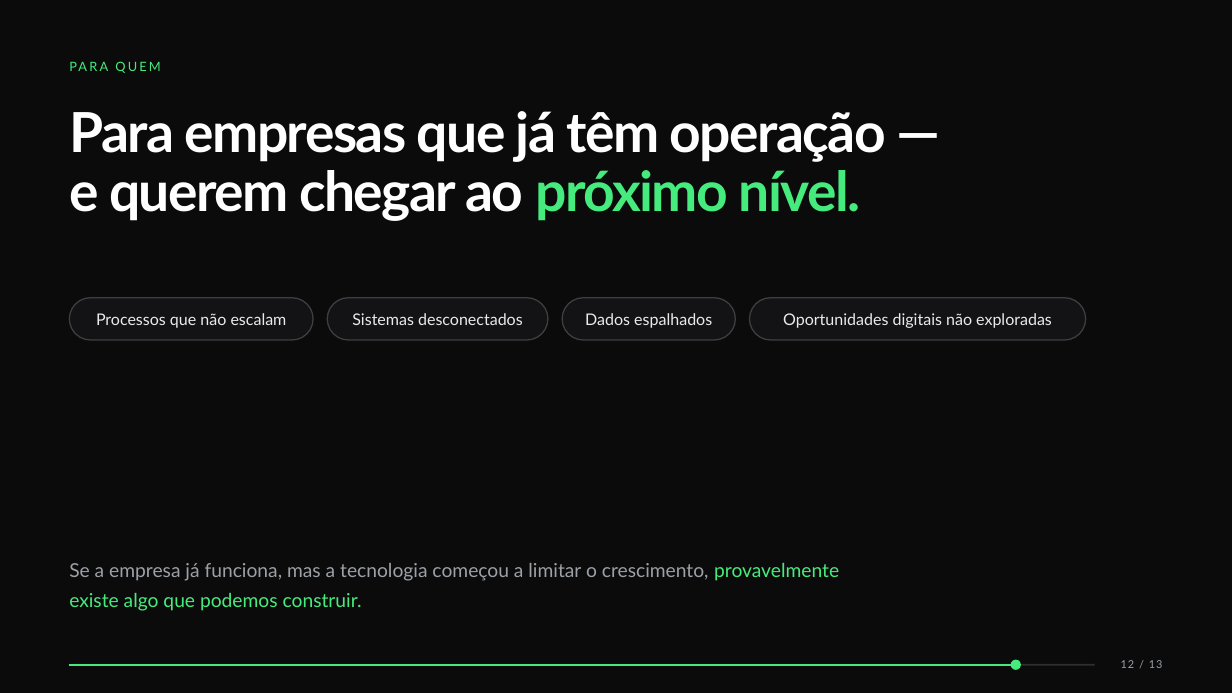
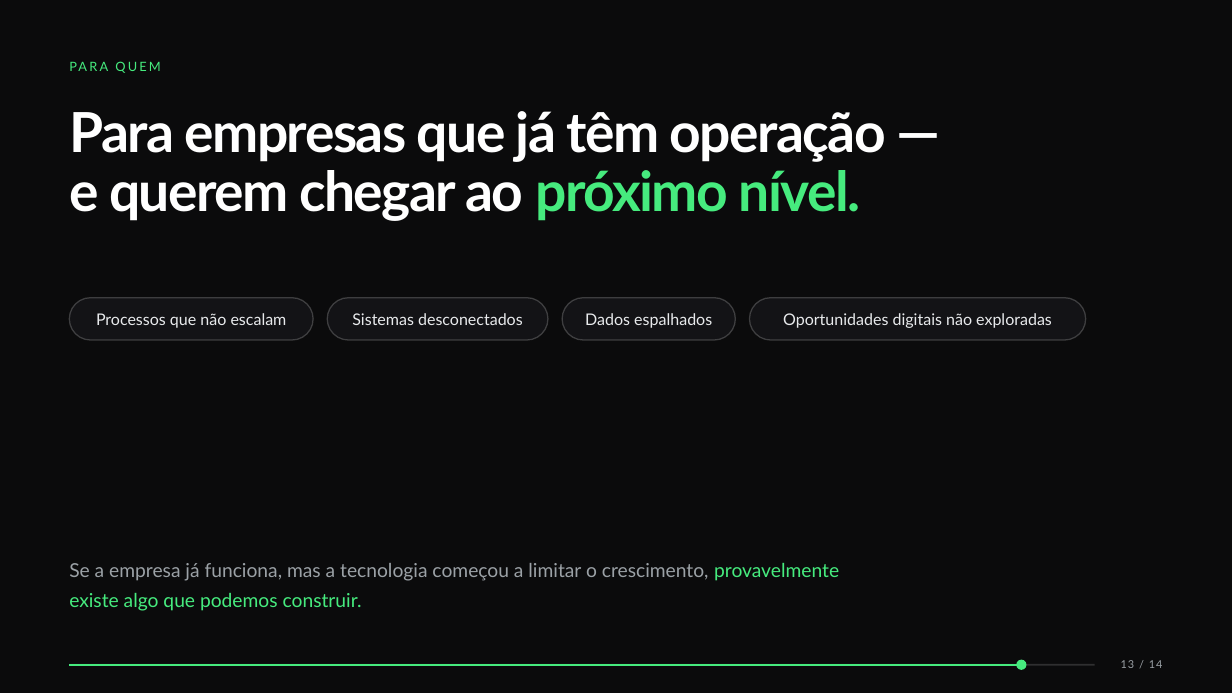
Before and after one commit to Luigi-Choffe/dreamy-site, a slide deck: slide 13 of docs/apresentacao/Dreamy — Apresentação Institucional (editável).pptx (slide 12 before the commit). Drawn at 1232x693 pixels with LibreOffice and Linux fonts; fonts in the diff are those of the drawing. Boxes give left, top, right and bottom in pixels: in the first picture for what was removed or moved away, otherwise in the second. Text is boxed around its words. In the diff, an @@ line names an element or a change of style, - is before the commit and + after.

```diff
--- a/docs/apresentacao/Dreamy — Apresentação Institucional (editável).pptx
+++ b/docs/apresentacao/Dreamy — Apresentação Institucional (editável).pptx
@@ line moved from (69, 665) - (1016, 665) to (69, 665) - (1021, 665) @@
@@ ellipse: place and size @@
-ellipse at <box>1011,660,1021,670</box>
+ellipse at <box>1017,660,1027,670</box>
@@ text at <box>1121,660,1163,668</box>: text changed @@
-12 / 13
+13 / 14
```
Also in this commit, not shown: 12 other slides changed, 1 slide added, 7 other files.
